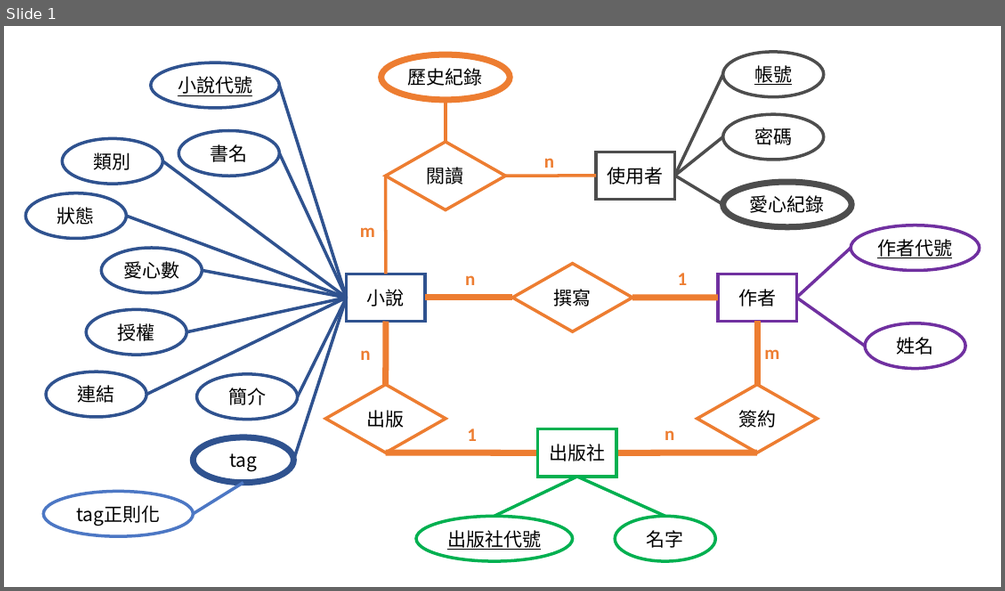
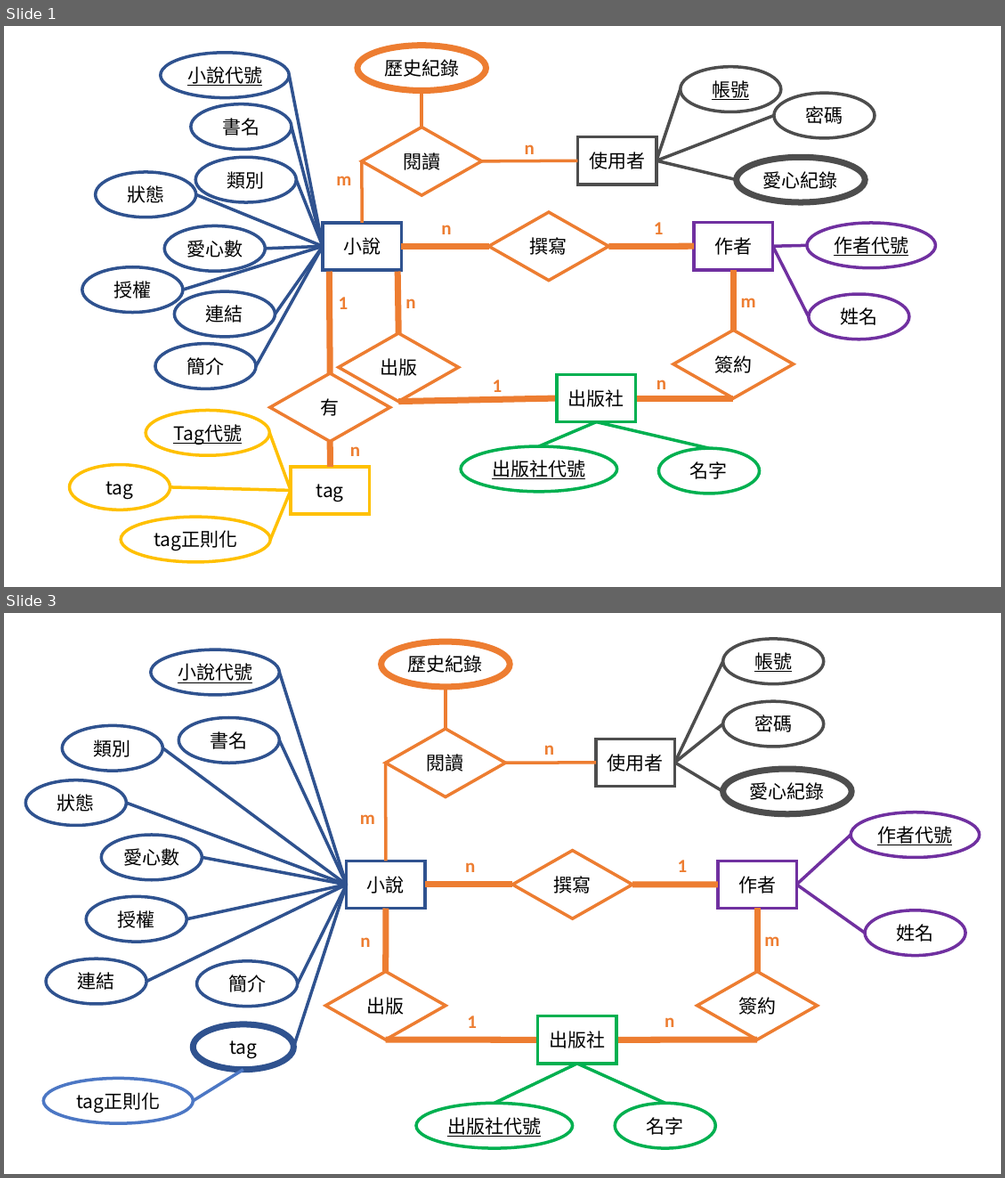
Before and after one commit to database-G9/databaseproject-G9, a slide deck: ER Model/ER.pptx. Shown one above the other, each under a label of ours: slide 1 before the commit, slides 1 and 3 after it; the slides between them are not shown. The pictures are 1005x591 and 1005x1178 pixels, drawn with LibreOffice and Linux fonts; fonts in the diff are those of the drawing. Boxes give left, top, right and bottom in pixels: in the first picture for what was removed or moved away, otherwise in the second. Text is boxed around its words. In the diff, an @@ line names an element or a change of style, - is before the commit and + after.

```diff
--- a/ER Model/ER.pptx
+++ b/ER Model/ER.pptx
@@ slide 1 added at box(4, 26, 1001, 587), background #FFFFFF @@
@@ group added at box(70, 46, 936, 562): 29 lines, 19 ellipses, 10 texts, 5 rectangles, 5 diamonds @@
+小說
+作者
+使用者
+愛心紀錄
+小說代號
+狀態
+類別
+簡介
+書名
+愛心數
+歷史紀錄
+連結
+tag
+tag正則化
+名字
+出版社代號
+姓名
+作者代號
+帳號
+密碼
+閱讀
+出版
+撰寫
+簽約
+出版社
+授權
+m
+n
+1
+1
+m
+n
+n
+n
+有
+tag
+Tag代號
+1
+n
@@ what was slide 1 is now slide 3 @@
```
Also in this commit, not shown: 1 other slide added, 12 other files.
